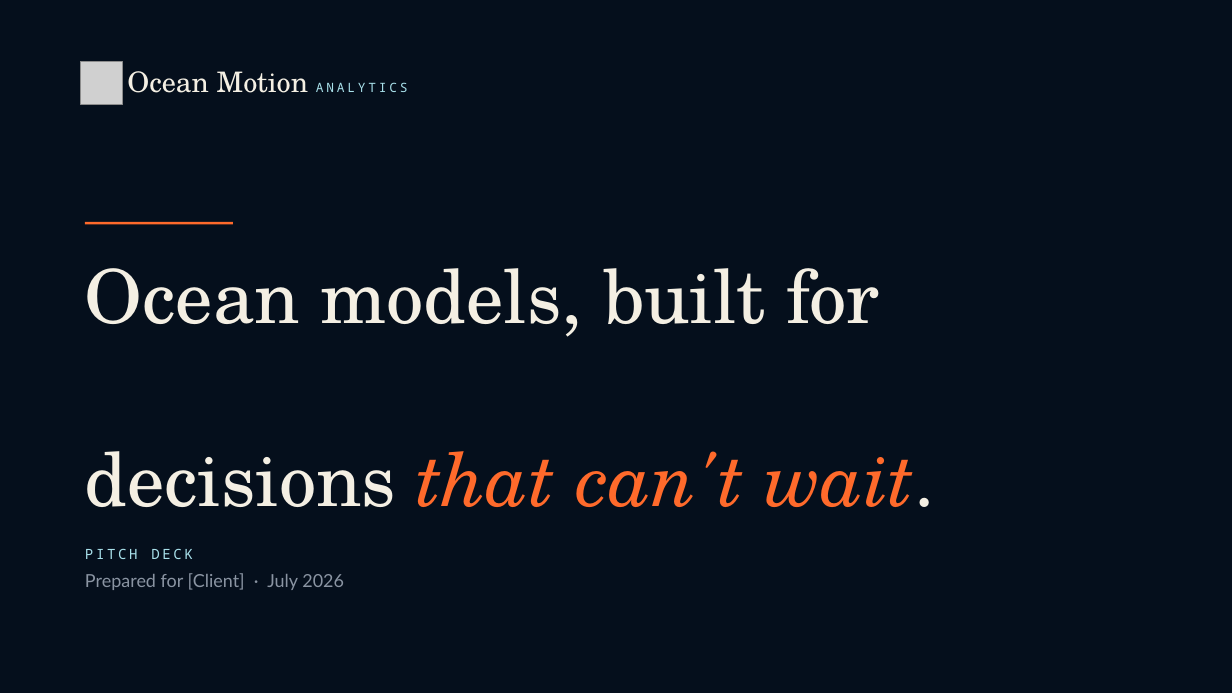
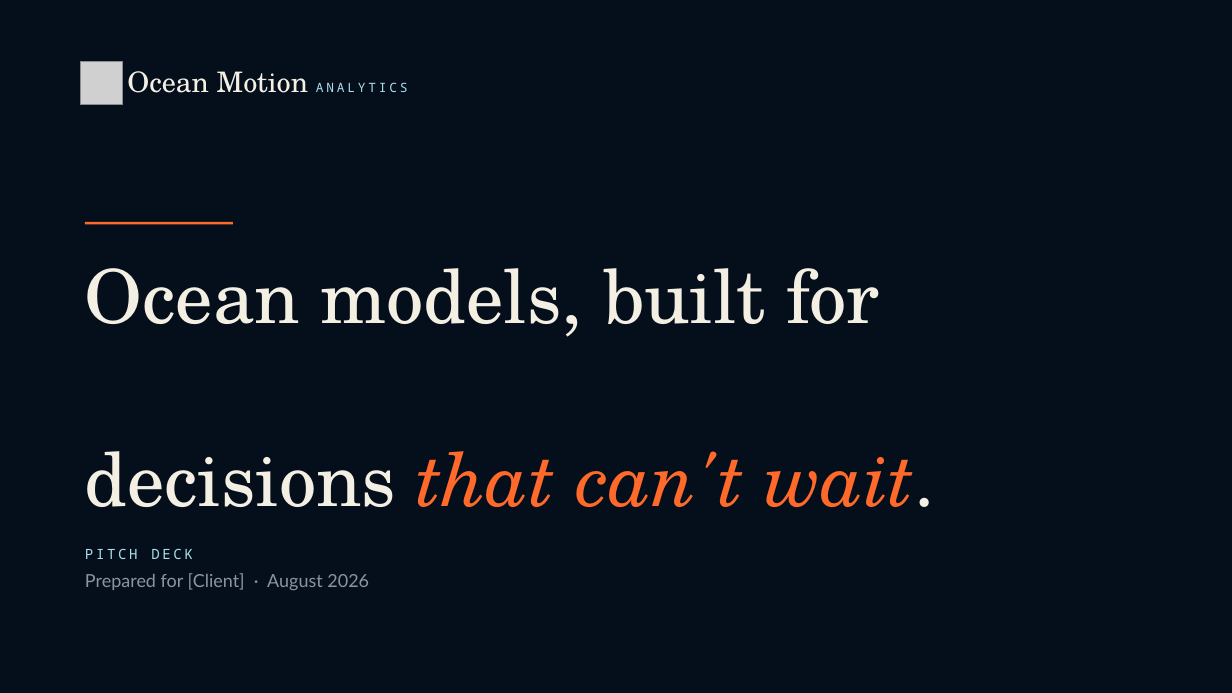
Before and after one commit to GilesFearon/oceanmotion-publications, a slide deck: slide 1 of pitch/oma-pitch-template.pptx. Drawn at 1232x693 pixels with LibreOffice and Linux fonts; fonts in the diff are those of the drawing; grey boxes stand for pictures. Boxes give left, top, right and bottom in pixels: in the first picture for what was removed or moved away, otherwise in the second. Text is boxed around its words. In the diff, an @@ line names an element or a change of style, - is before the commit and + after.

Commit message:
update deck

```diff
--- a/pitch/oma-pitch-template.pptx
+++ b/pitch/oma-pitch-template.pptx
@@ text at (85,573,369,590): text changed @@
-Prepared for [Client] · July 2026
+Prepared for [Client] · August 2026
```
Also in this commit, not shown: 1 other file.
